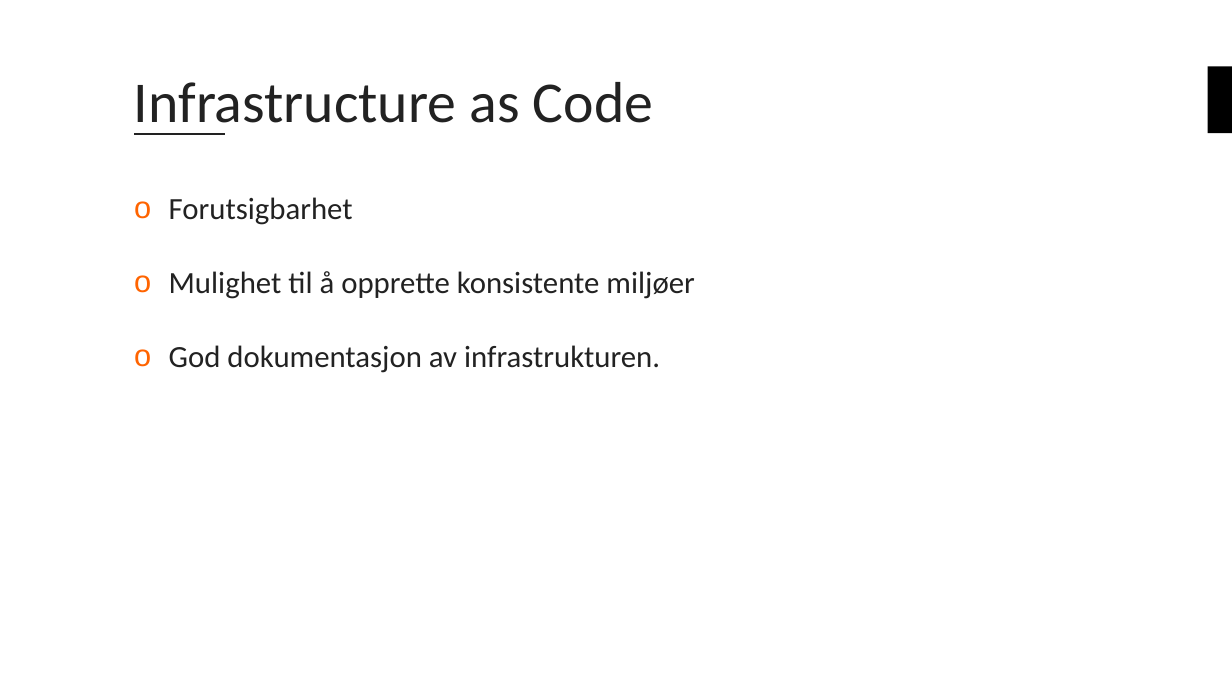
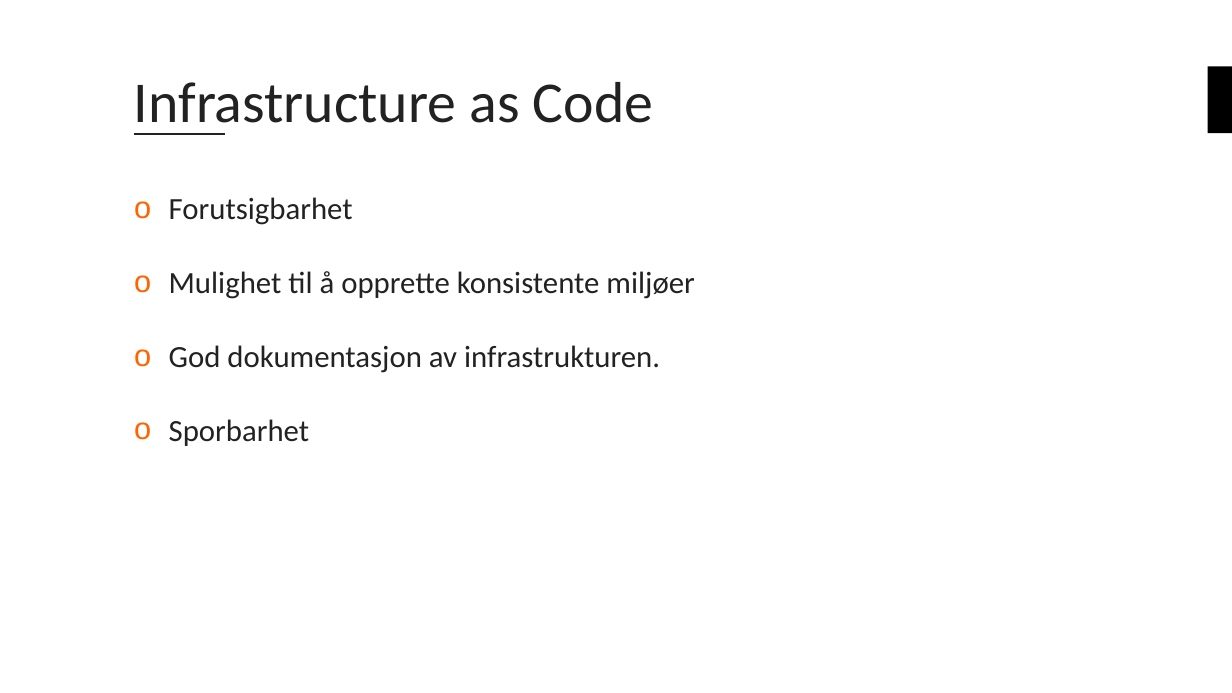
Before and after one commit to bouvet/azure-workshops, a slide deck: slide 16 of Workshop_2/Presentasjon/Azureskolen-Workshop#2.pptx. Drawn at 1232x693 pixels with LibreOffice and Linux fonts; fonts in the diff are those of the drawing; background and template pictures are left out. Boxes give left, top, right and bottom in pixels: in the first picture for what was removed or moved away, otherwise in the second. Text is boxed around its words. In the diff, an @@ line names an element or a change of style, - is before the commit and + after.

```diff
--- a/Workshop_2/Presentasjon/Azureskolen-Workshop#2.pptx
+++ b/Workshop_2/Presentasjon/Azureskolen-Workshop#2.pptx
@@ text at bbox=[169, 419, 310, 446]: paragraph added @@
+o Sporbarhet
```
Also in this commit, not shown: 2 other slides changed, 5 slides added, 1 other file.
